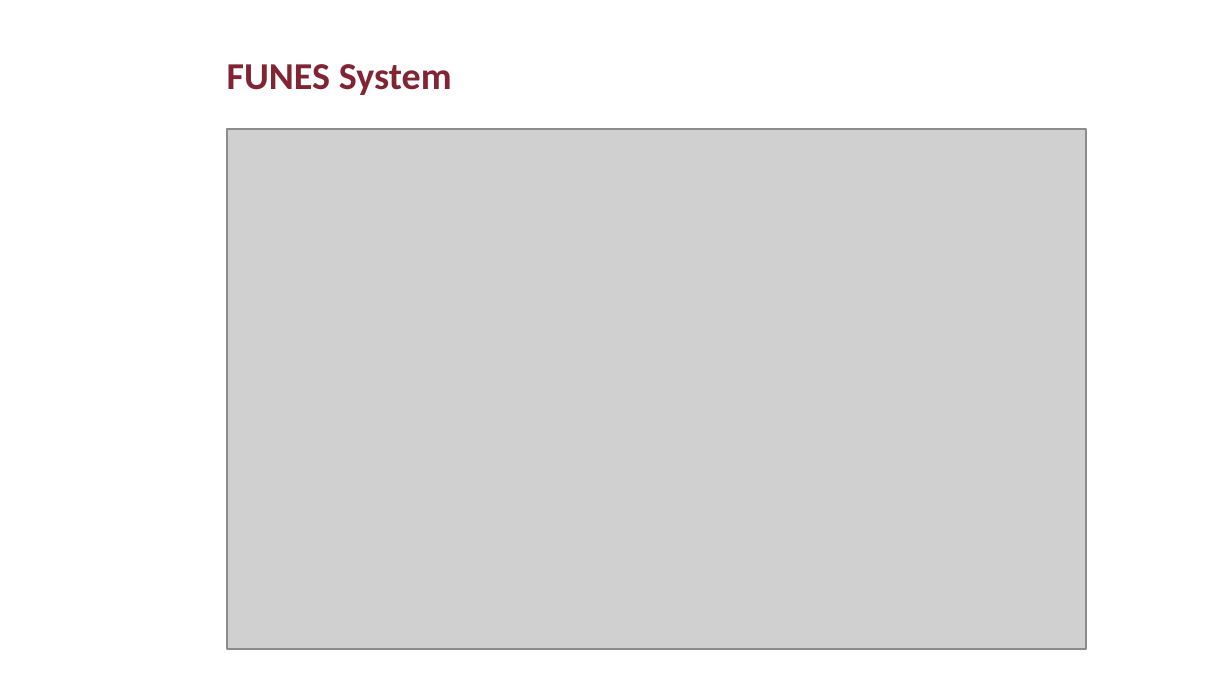
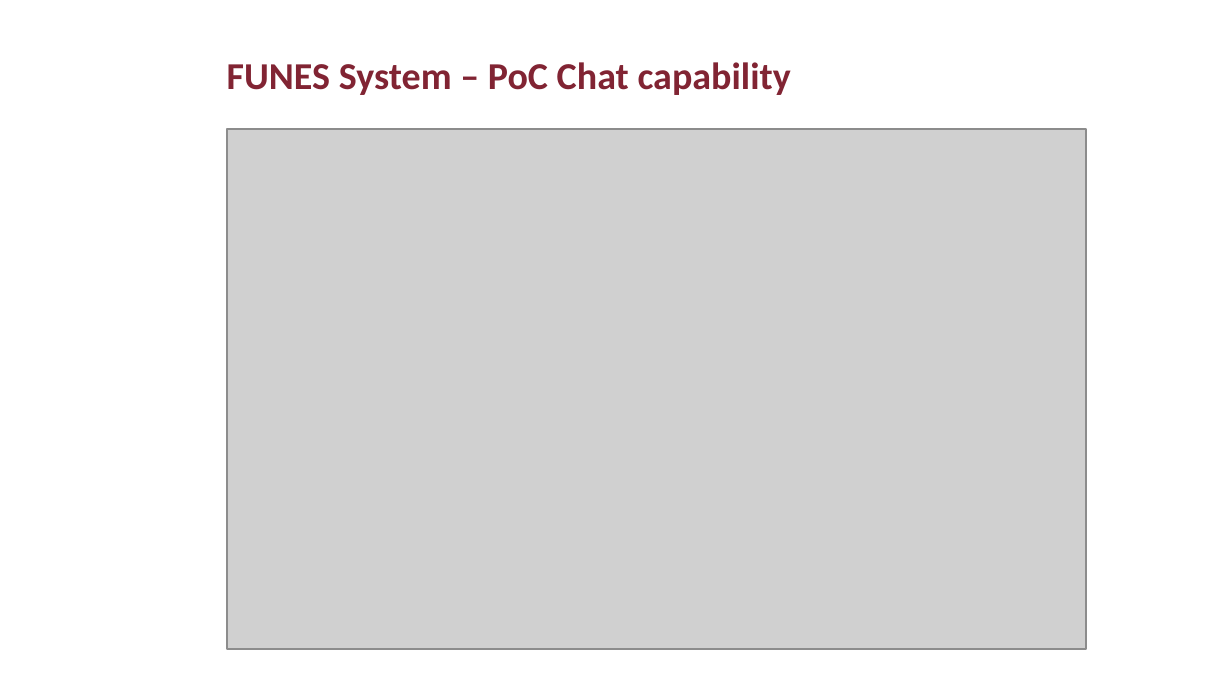
Before and after one commit to AntonLissa/AIRO-thesis, a slide deck: slide 10 of AIRO.pptx (slide 11 before the commit). Drawn at 1232x693 pixels with LibreOffice and Linux fonts; fonts in the diff are those of the drawing; grey boxes stand for pictures; background and template pictures are left out. Boxes give left, top, right and bottom in pixels: in the first picture for what was removed or moved away, otherwise in the second. Text is boxed around its words. In the diff, an @@ line names an element or a change of style, - is before the commit and + after.

```diff
--- a/AIRO.pptx
+++ b/AIRO.pptx
@@ title at (227, 62, 791, 95): text changed @@
-FUNES System
+FUNES System – PoC Chat capability
```
Also in this commit, not shown: 9 other slides changed, 3 slides removed, 1 other file.
